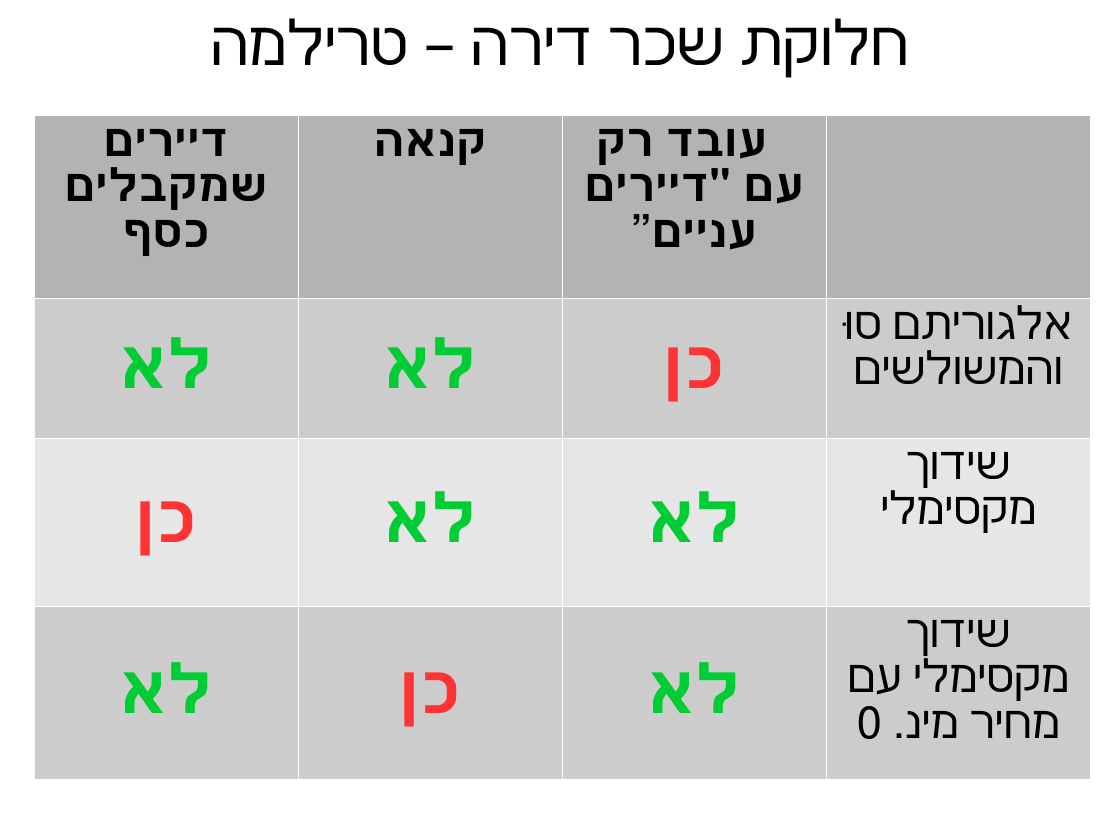
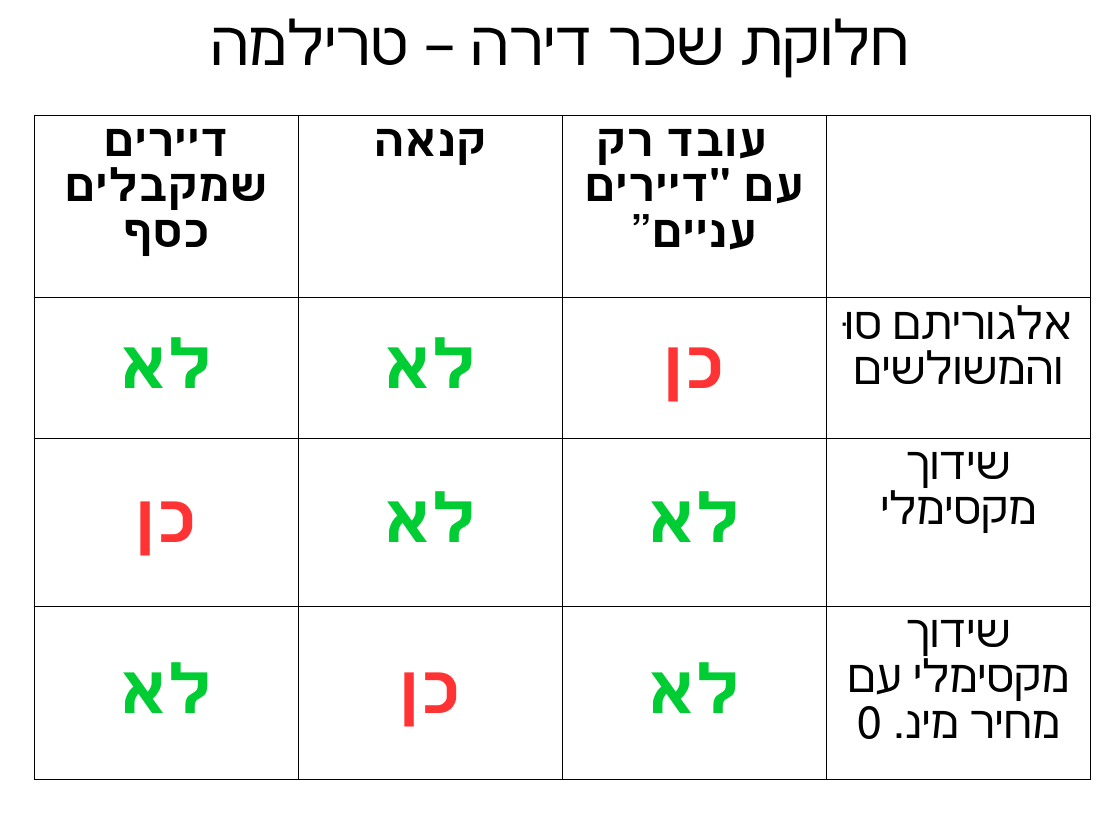
Before and after one commit to erelsgl-at-ariel/algorithms-5780, a slide deck: slide 21 of 03-rental-harmony/slides-2-cardinal.odp (slide 19 before the commit). Drawn at 1120x840 pixels with LibreOffice and Linux fonts; fonts in the diff are those of the drawing. Boxes give left, top, right and bottom in pixels: in the first picture for what was removed or moved away, otherwise in the second. Text is boxed around its words. In the diff, an @@ line names an element or a change of style, - is before the commit and + after.

```diff
--- a/03-rental-harmony/slides-2-cardinal.odp
+++ b/03-rental-harmony/slides-2-cardinal.odp
@@ table at <box>35,116,1092,775</box> @@
@@ fill #B3B3B3 to none in 3 cells @@
@@ fill #CCCCCC to none in 8 cells @@
@@ fill #E6E6E6 to none in row 3 @@
@@ borders changed @@
```
Also in this commit, not shown: 10 other slides changed, 3 slides added, 1 slide removed, 30 other files.
